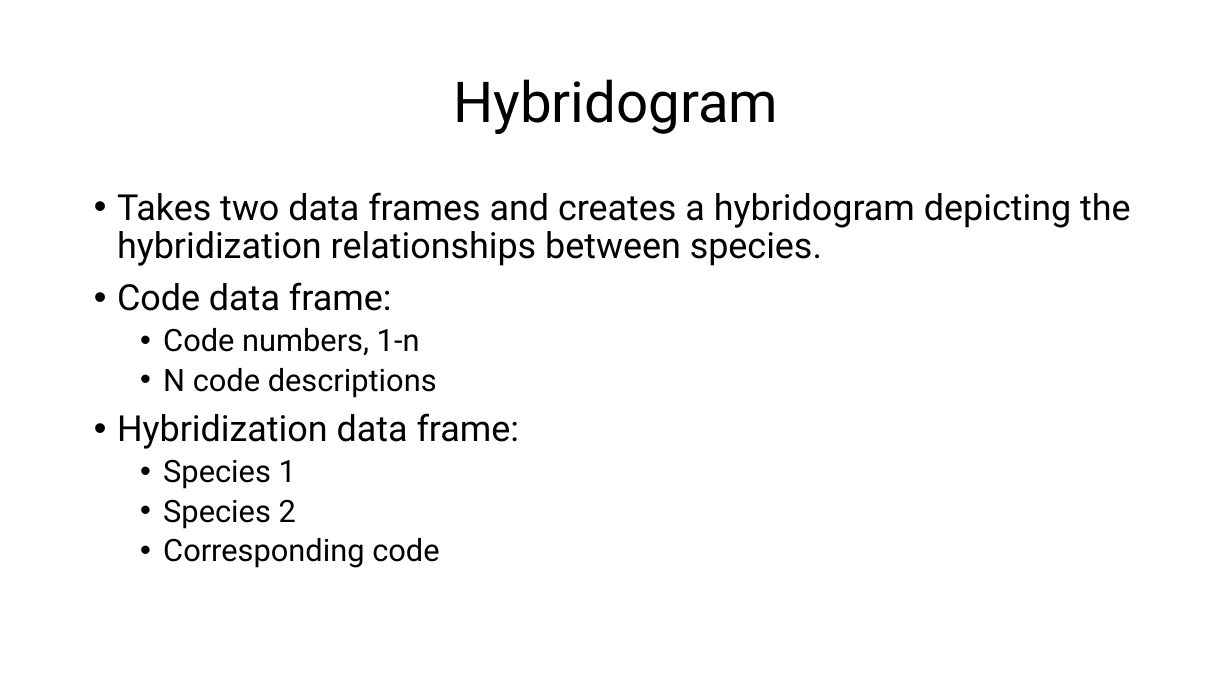
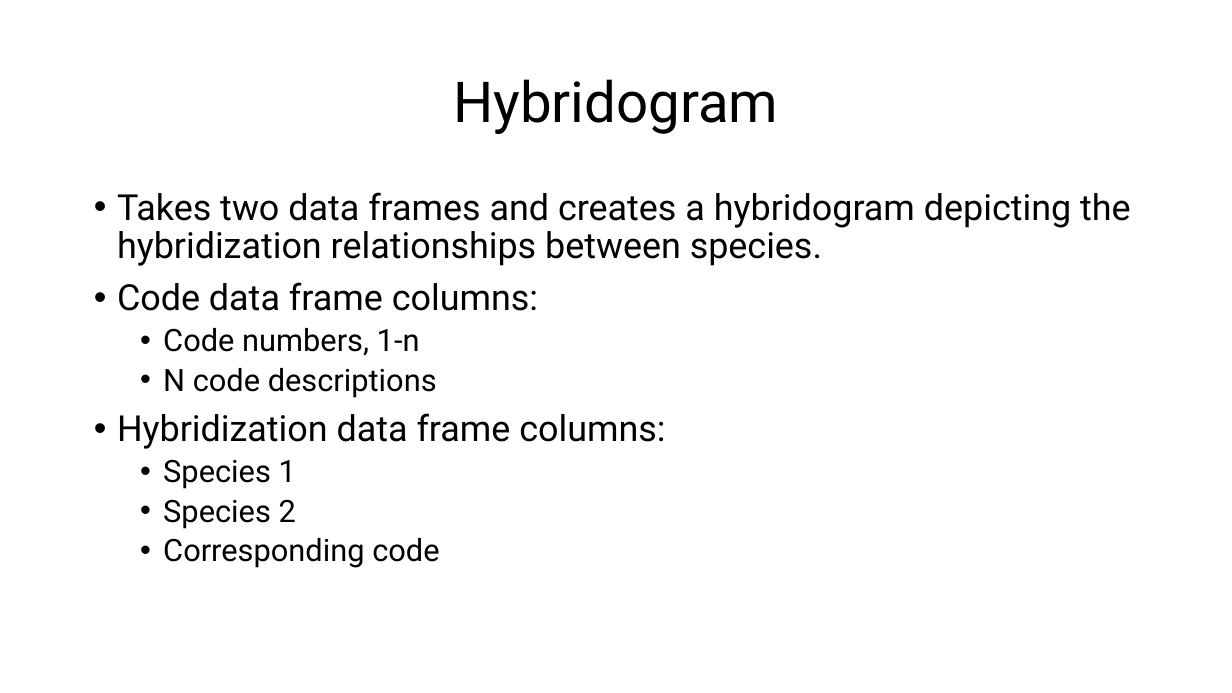
Before and after one commit to csmatyi/crs2025, a slide deck: slide 19 of CRS2025_R_workshop.pptx. Drawn at 1232x693 pixels with LibreOffice and Linux fonts; fonts in the diff are those of the drawing. Boxes give left, top, right and bottom in pixels: in the first picture for what was removed or moved away, otherwise in the second. Text is boxed around its words. In the diff, an @@ line names an element or a change of style, - is before the commit and + after.

```diff
--- a/CRS2025_R_workshop.pptx
+++ b/CRS2025_R_workshop.pptx
@@ text at bbox=[117, 282, 538, 311]: text changed @@
-• Code data frame:
+• Code data frame columns:
@@ text at bbox=[117, 413, 665, 449]: text changed @@
-• Hybridization data frame:
+• Hybridization data frame columns:
```
Also in this commit, not shown: 11 other slides changed, 2 slides added, 1 other file.
